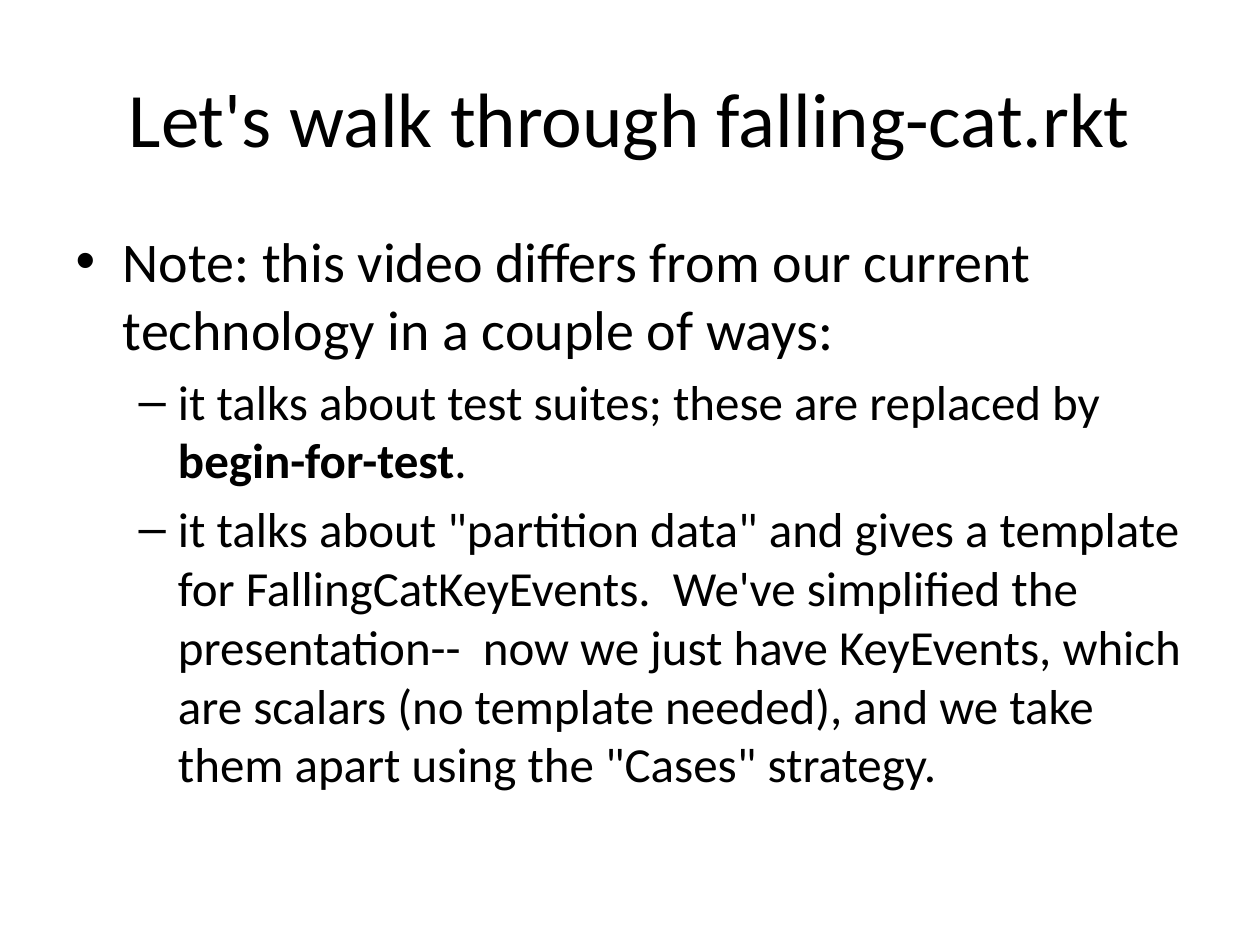
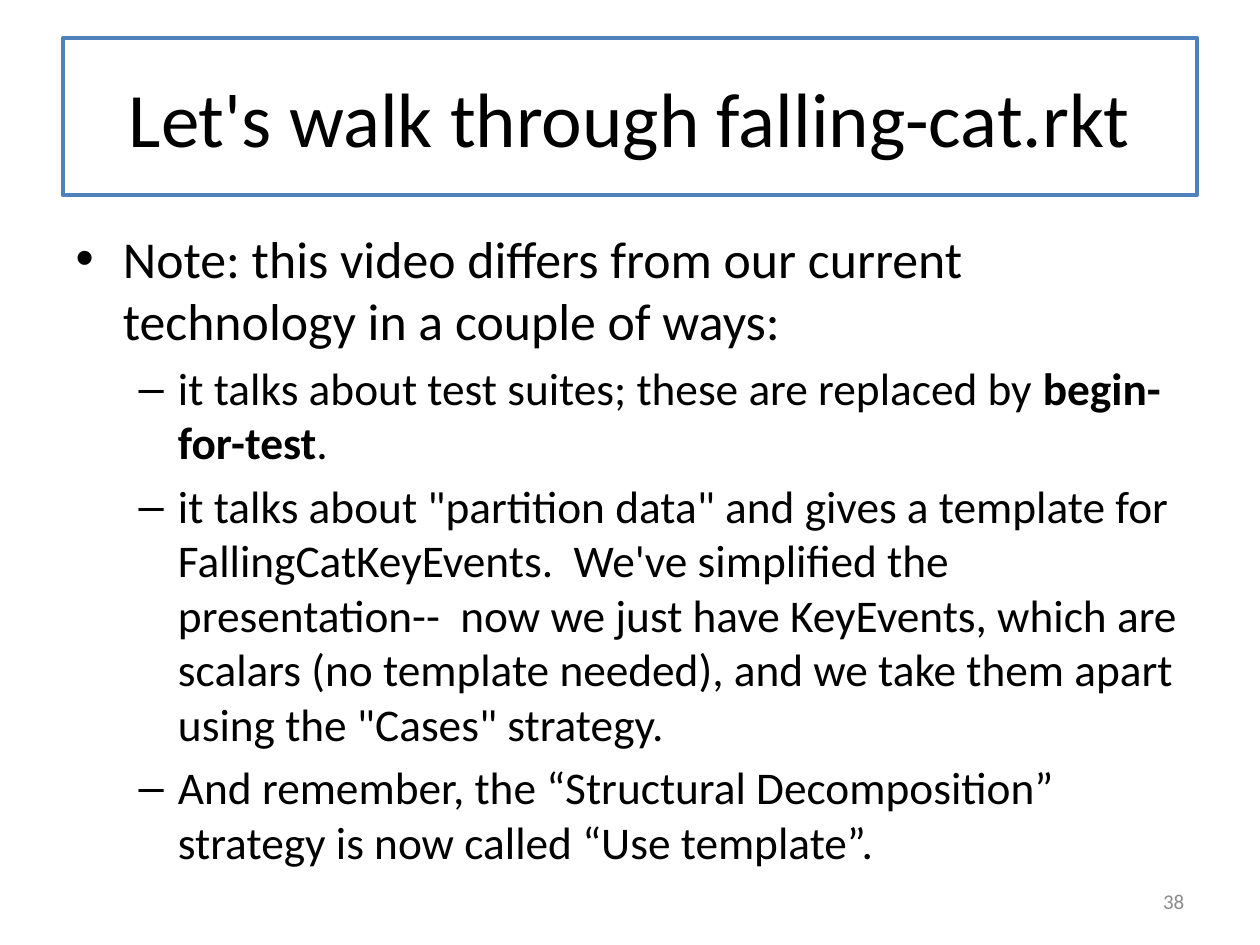
Before and after one commit to mwand/cs5010f16, a slide deck: slide 38 of Slides/Lesson 3.1 Introduction to Universe Programs.pptx (slide 37 before the commit). Drawn at 1260x945 pixels with LibreOffice and Linux fonts; fonts in the diff are those of the drawing. Boxes give left, top, right and bottom in pixels: in the first picture for what was removed or moved away, otherwise in the second. Text is boxed around its words. In the diff, an @@ line names an element or a change of style, - is before the commit and + after.

```diff
--- a/Slides/Lesson 3.1 Introduction to Universe Programs.pptx
+++ b/Slides/Lesson 3.1 Introduction to Universe Programs.pptx
@@ title "Let's walk through falling-cat.rkt" resized from (x1=129, y1=93, x2=1129, y2=161) to (x1=63, y1=38, x2=1197, y2=195) @@
@@ title "Let's walk through falling-cat.rkt" at (x1=63, y1=38, x2=1197, y2=195): fill none to #FFFFFF; outline none to #4F81BD 2.25 pt @@
@@ text at (x1=123, y1=242, x2=1176, y2=749): size 32 to 29.6 pt in "Note: this video differs from our current ..."; size 28 to 25.9 pt in "it talks about test suites; these are ...", "it talks about "partition data" and gives ..." @@
@@ text at (x1=178, y1=771, x2=1053, y2=867): paragraph added @@
+  – And remember, the “Structural Decomposition” strategy is now called “Use template”.
@@ page number added at (x1=1163, y1=895, x2=1184, y2=909), 12 pt, text #8C8C8C @@
+38
```
Also in this commit, not shown: 40 other slides changed, 1 slide added, 10 other files.
